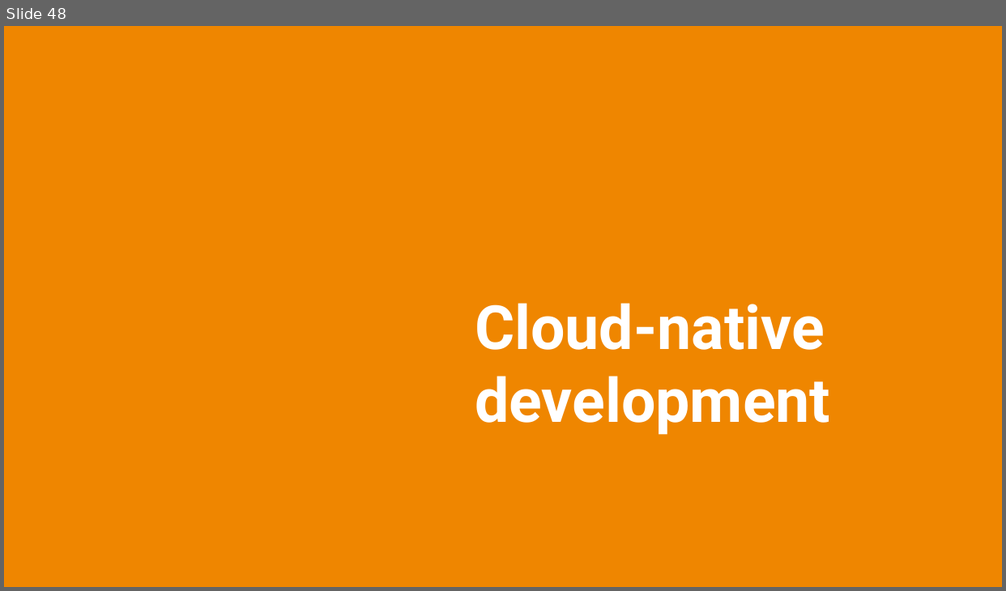
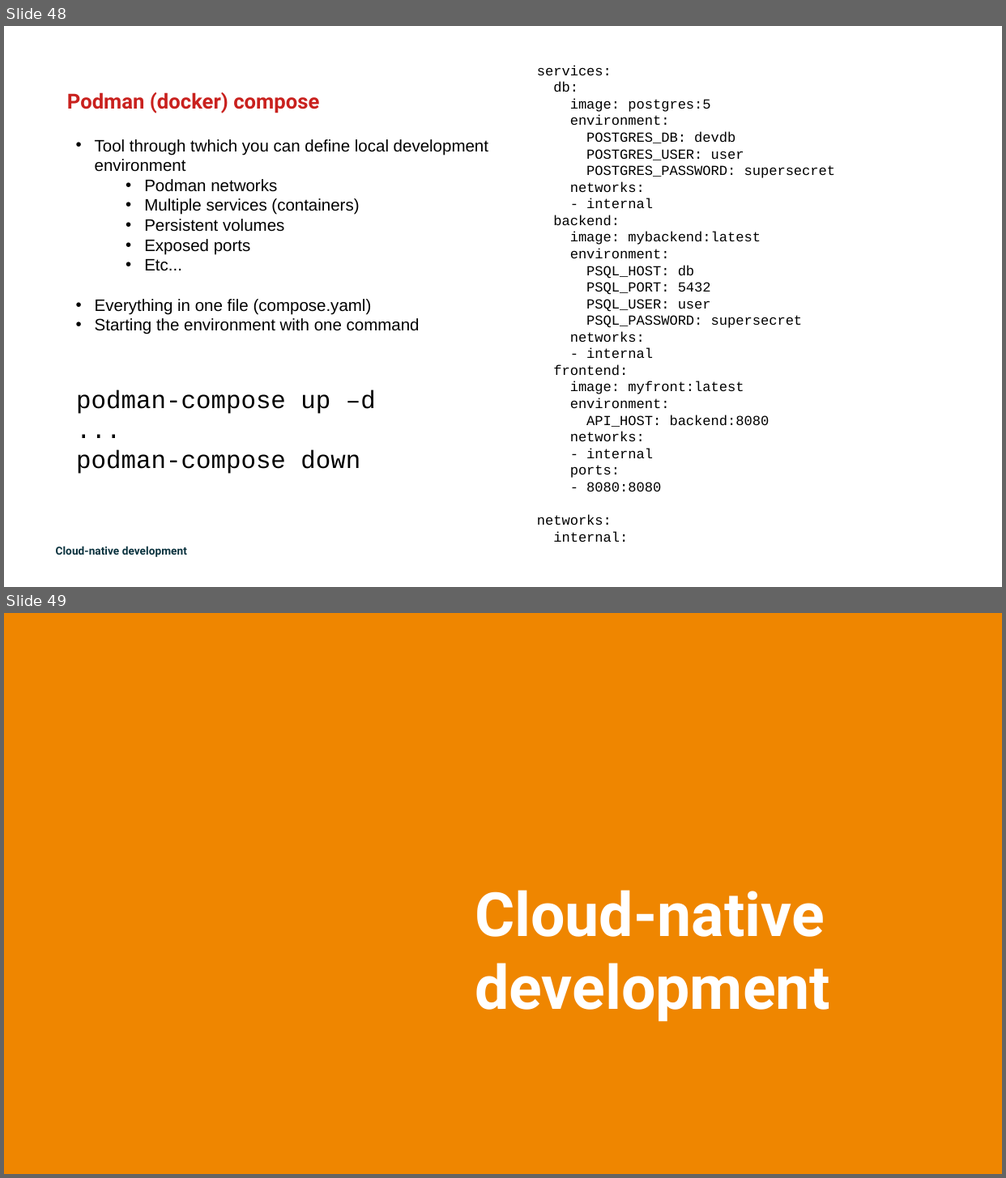
Before and after one commit to true-north-engineering/pbz-educ, a slide deck: S1_Containers.pptx. Shown one above the other, each under a label of ours: slide 48 before the commit, slides 48 and 49 after it. The pictures are 1006x591 and 1006x1178 pixels, drawn with LibreOffice and Linux fonts; fonts in the diff are those of the drawing. Boxes give left, top, right and bottom in pixels: in the first picture for what was removed or moved away, otherwise in the second. Text is boxed around its words. In the diff, an @@ line names an element or a change of style, - is before the commit and + after.

```diff
--- a/S1_Containers.pptx
+++ b/S1_Containers.pptx
@@ slide 48 added at [4,26,1002,587], background #FFFFFF @@
@@ text added at [537,65,836,542], 10 pt, text #000000 @@
+services:
+db:
+image: postgres:5
+environment:
+POSTGRES_DB: devdb
+POSTGRES_USER: user
+POSTGRES_PASSWORD: supersecret
+networks:
+- internal
+backend:
+image: mybackend:latest
+environment:
+PSQL_HOST: db
+PSQL_PORT: 5432
+PSQL_USER: user
+PSQL_PASSWORD: supersecret
+networks:
+- internal
+frontend:
+image: myfront:latest
+environment:
+API_HOST: backend:8080
+networks:
+- internal
+ports:
+- 8080:8080
+networks:
+internal:
@@ text added at [67,92,319,113], 15 pt, text #C9211E, bold @@
+Podman (docker) compose
@@ text added at [95,139,488,335], 12 pt, text #000000 @@
+• Tool through twhich you can define local development environment
+  • Podman networks
+  • Multiple services (containers)
+  • Persistent volumes
+  • Exposed ports
+  • Etc...
+• Everything in one file (compose.yaml)
+• Starting the environment with one command
@@ text added at [76,390,376,474], 18 pt, text #000000 @@
+podman-compose up –d
+...
+podman-compose down
@@ text added at [56,546,187,557], 8 pt, text #0A323E, bold @@
+Cloud-native development
@@ what was slide 48 is now slide 49 @@
```
Also in this commit, not shown: 1 slide changed, 1 other slide added, 2 slides removed, 8 other files.
